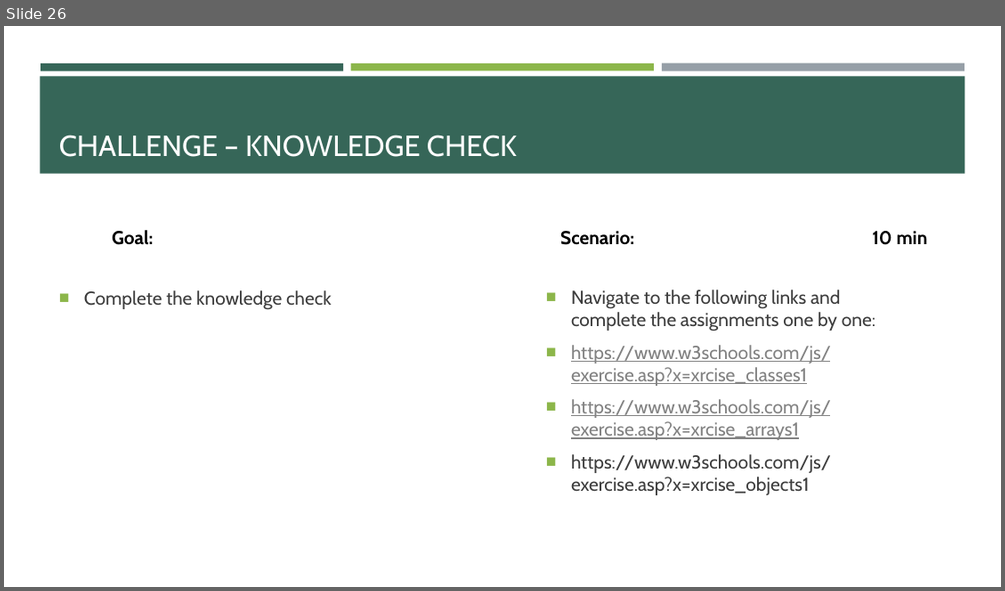
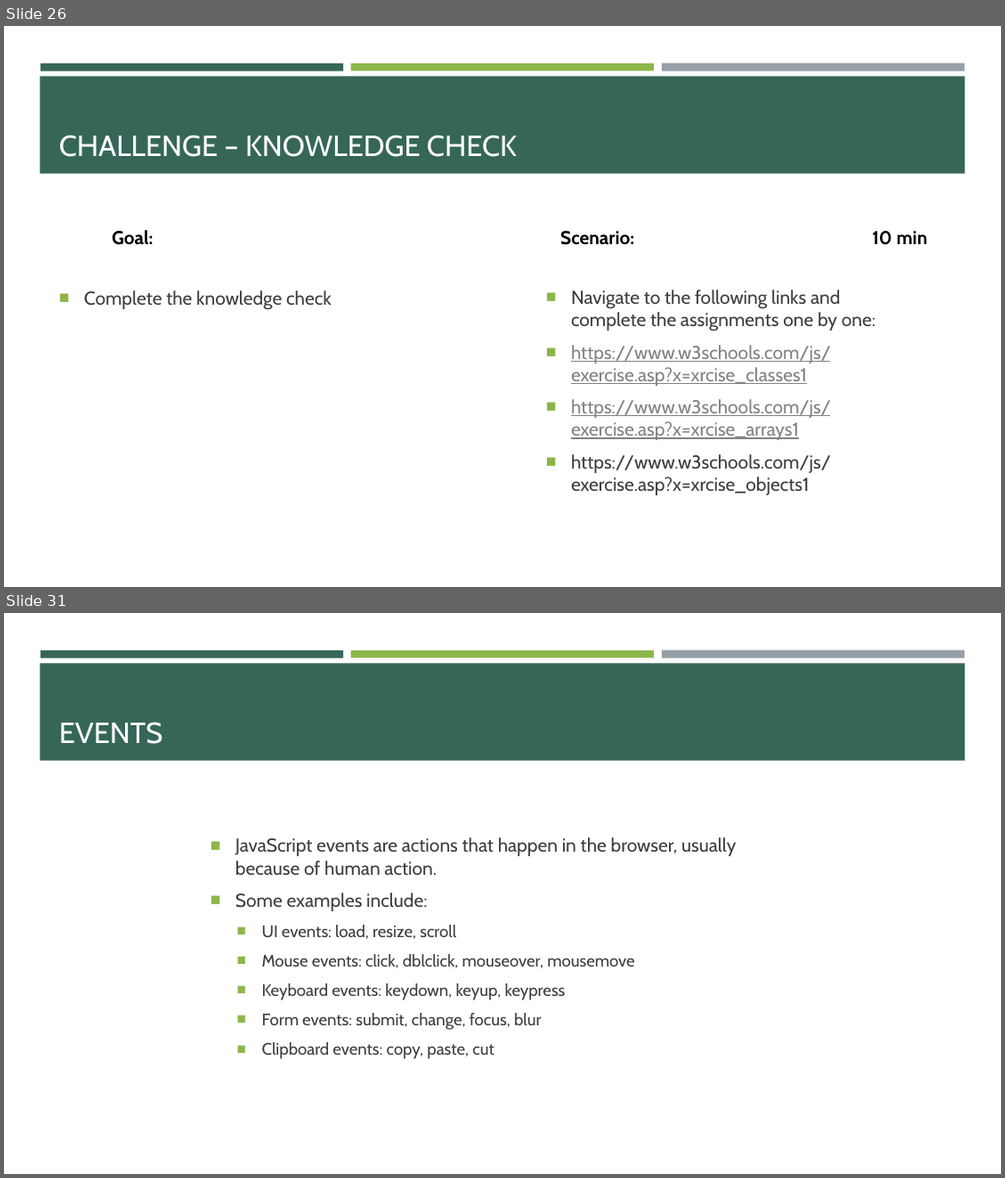
Before and after one commit to e-m-wilson/SNOW, a slide deck: Week_1/004-JavaScript/JavaScript.pptx. Shown one above the other, each under a label of ours: slide 26 before the commit, slides 26 and 31 after it; the slides between them are not shown. The pictures are 1005x591 and 1005x1178 pixels, drawn with LibreOffice and Linux fonts; fonts in the diff are those of the drawing. Boxes give left, top, right and bottom in pixels: in the first picture for what was removed or moved away, otherwise in the second. Text is boxed around its words. In the diff, an @@ line names an element or a change of style, - is before the commit and + after.

```diff
--- a/Week_1/004-JavaScript/JavaScript.pptx
+++ b/Week_1/004-JavaScript/JavaScript.pptx
@@ slide 31 added at (4, 613, 1001, 1174), background #FFFFFF; not listed: 4 template elements that a slide beside it also shows @@
@@ title added at (59, 722, 163, 744), 28 pt, text #FFFFFF @@
+EVENTS
@@ text added at (235, 837, 736, 1059), 16 pt, text #3D3D3D @@
+■ JavaScript events are actions that happen in the browser, usually because of human action.
+■ Some examples include:
+  ■ UI events: load, resize, scroll
+  ■ Mouse events: click, dblclick, mouseover, mousemove
+  ■ Keyboard events: keydown, keyup, keypress
+  ■ Form events: submit, change, focus, blur
+  ■ Clipboard events: copy, paste, cut
```
Also in this commit, not shown: 1 slide changed, 20 other slides added, 1 other file.
